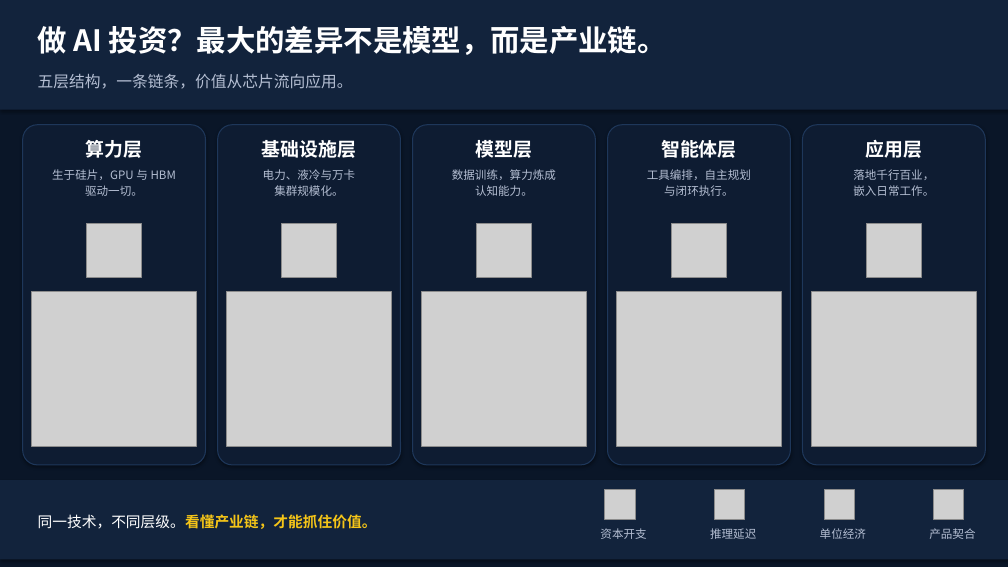
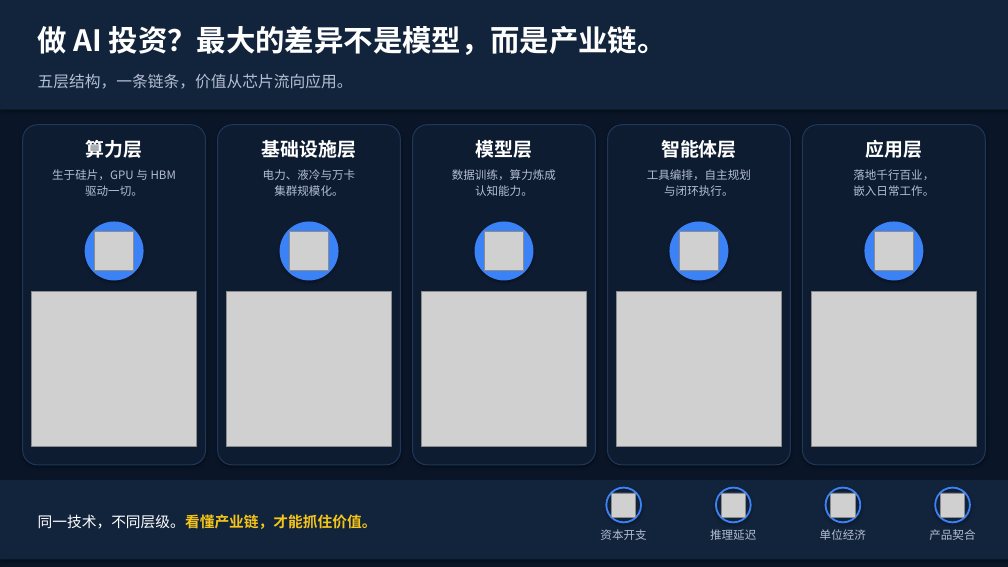
Before and after one commit to Junweiw/blog_code, a slide deck: slide 1 of AI-industry-chain-editable-16x9.pptx. Drawn at 1008x567 pixels with LibreOffice and Linux fonts; fonts in the diff are those of the drawing; grey boxes stand for pictures. Boxes give left, top, right and bottom in pixels: in the first picture for what was removed or moved away, otherwise in the second. Text is boxed around its words. In the diff, an @@ line names an element or a change of style, - is before the commit and + after.

```diff
--- a/AI-industry-chain-editable-16x9.pptx
+++ b/AI-industry-chain-editable-16x9.pptx
@@ ellipse added at bbox=[85, 222, 144, 281], fill #3B82F6 @@
@@ picture: place and size @@
-picture at bbox=[87, 223, 141, 278]
+picture at bbox=[95, 231, 134, 271]
@@ ellipse added at bbox=[280, 222, 339, 281], fill #3B82F6 @@
@@ picture: place and size @@
-picture at bbox=[282, 223, 337, 278]
+picture at bbox=[290, 231, 329, 271]
@@ ellipse added at bbox=[475, 222, 534, 281], fill #3B82F6 @@
@@ picture: place and size @@
-picture at bbox=[477, 223, 532, 278]
+picture at bbox=[485, 231, 524, 271]
@@ ellipse added at bbox=[670, 222, 729, 281], fill #3B82F6 @@
@@ picture: place and size @@
-picture at bbox=[672, 223, 727, 278]
+picture at bbox=[680, 231, 719, 271]
@@ ellipse added at bbox=[864, 222, 923, 281], fill #3B82F6 @@
@@ picture: place and size @@
-picture at bbox=[867, 223, 921, 278]
+picture at bbox=[874, 231, 913, 271]
@@ ellipse added at bbox=[606, 488, 641, 523], outline #3B82F6 1.75 pt @@
@@ picture: place and size @@
-picture at bbox=[605, 489, 635, 520]
+picture at bbox=[612, 493, 636, 517]
@@ ellipse added at bbox=[716, 488, 751, 523], outline #3B82F6 1.75 pt @@
@@ picture: place and size @@
-picture at bbox=[715, 489, 745, 520]
+picture at bbox=[721, 493, 746, 517]
@@ ellipse added at bbox=[826, 488, 861, 523], outline #3B82F6 1.75 pt @@
@@ picture: place and size @@
-picture at bbox=[824, 489, 854, 520]
+picture at bbox=[831, 493, 855, 517]
@@ ellipse added at bbox=[935, 488, 970, 523], outline #3B82F6 1.75 pt @@
@@ picture: place and size @@
-picture at bbox=[934, 489, 964, 520]
+picture at bbox=[941, 493, 965, 517]
```
Also in this commit, not shown: 11 other files.
